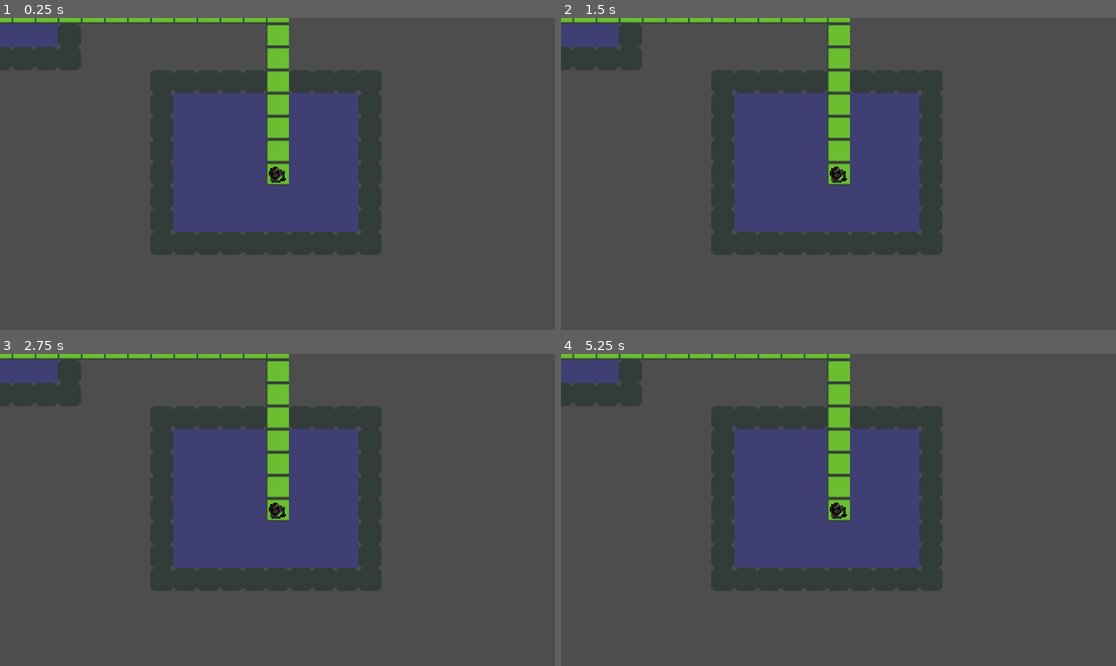
Above: before the commit, frames 1-4 (two rows, left to right).
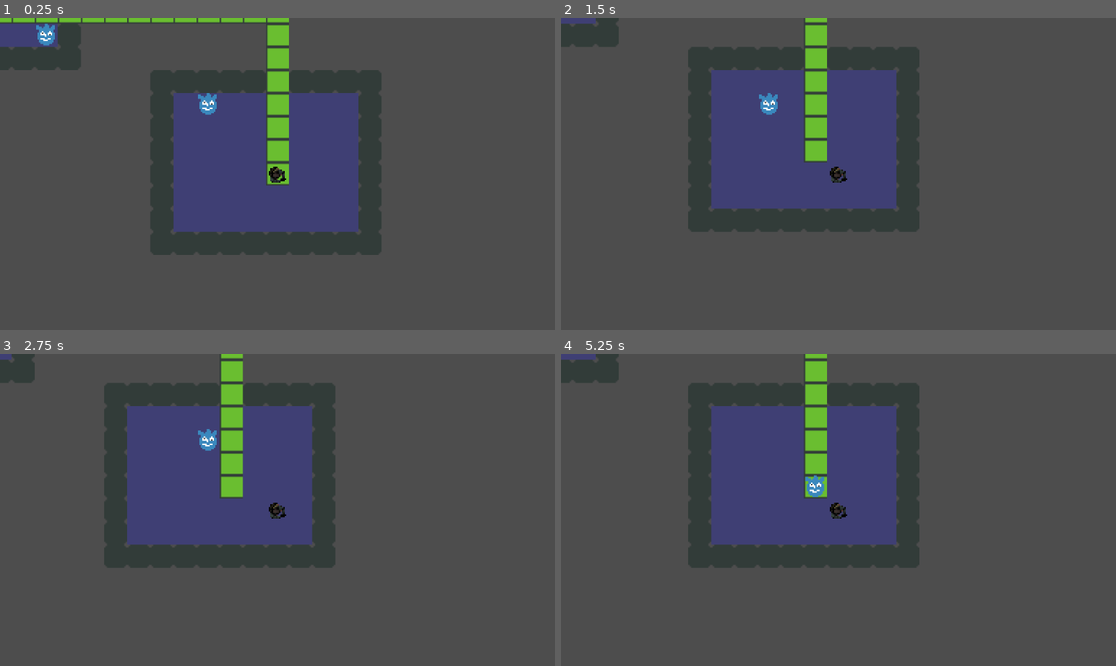
Above: after the commit, the same moments.

Repository: JBlitzar/RogueLike
Game: Godot game, scene res://RoomLevel.tscn
Same seed, same stepped clock (60 frames per second), same inputs: the game is played once before the commit and once after it.
Inputs:
- Up to frame 1 (0.25 s): no input
- Up to frame 2 (1.5 s): tap Enter at 0.5 s; hold Right (right) 0.53-1.28 s; tap Space at 1.25 s; hold S (down) from 1.28 s (still down)
- Up to frame 3 (2.75 s): tap Enter at 2 s; release S (down) at 2.03 s; hold Right (right) from 2.03 s (still down)
- Up to frame 4 (5.25 s): tap Space at 2.75, 4.25 s; release Right (right) at 2.78 s; hold W (up) 2.78-3.53 s; tap Enter at 3.5 s; hold Left (left) 3.53-5.03 s; hold S (down) from 5.03 s (still down)

The runs differ from the first frame. In frame 1, 0.4% of the frame differs, in the area x 6-40%, y 1-31%; in frame 2, 23%; in frame 3, 27%, in the area x 0-69%, y 0-76%; in frame 4, 23%.

Commit message:
astar actually working

Diff:
--- a/Enemy.gd
+++ b/Enemy.gd
@@ -1,11 +1,16 @@
-extends CharacterBody2D
+extends Sprite2D
 var speed = 16
-var target: Vector2 = position
+var target: Vector2
 var grid_position: Vector2
-func _ready():
-	pass
-func _process(delta):
-	velocity = position.direction_to(target) * speed
-	move_and_slide()
-func advance_next(localX,localY):
-	target = Vector2(localX,localY)
+#func _ready():
+#	target = position
+#func _process(delta):
+#	velocity = position.direction_to(target) * speed
+#	move_and_slide()
+#func advance_next(localX,localY):
+#	target = Vector2(localX,localY)
+func goto_next(astar_path,tilemap):
+	#position = Vector2(3,3)
+	position = tilemap.map_to_local(grid_position+Vector2(1,0))
+	position = tilemap.map_to_local(Vector2(astar_path[1]))
+	grid_position = Vector2(astar_path[1])
--- a/Enemy.tscn
+++ b/Enemy.tscn
@@ -1,17 +1,9 @@
-[gd_scene load_steps=4 format=3 uid="uid://b2a7pb7q8i7g7"]
+[gd_scene load_steps=3 format=3 uid="uid://b2a7pb7q8i7g7"]
 
 [ext_resource type="Texture2D" uid="uid://bomqrf1rkedd8" path="res://godot.png" id="1_cqj35"]
 [ext_resource type="Script" path="res://Enemy.gd" id="1_i0d6x"]
 
-[sub_resource type="CircleShape2D" id="CircleShape2D_4rkej"]
-radius = 7.0
-
-[node name="Enemy" type="CharacterBody2D"]
-script = ExtResource("1_i0d6x")
-
-[node name="Sprite2D" type="Sprite2D" parent="."]
+[node name="Enemy" type="Sprite2D"]
 texture_filter = 1
 texture = ExtResource("1_cqj35")
-
-[node name="CollisionShape2D" type="CollisionShape2D" parent="."]
-shape = SubResource("CircleShape2D_4rkej")
+script = ExtResource("1_i0d6x")
--- a/EnemyManager.gd
+++ b/EnemyManager.gd
@@ -2,6 +2,8 @@
 @export var enemiesperroom_min = 1
 @export var enemiesperroom_max = 5
 @export var enemyScene: PackedScene
+@export var player: Node
+var enemies = []
 # Called when the node enters the scene tree for the first time.
 func _ready():
 	pass # Replace with function body.
@@ -12,10 +14,20 @@
 	pass
 func spawn_enemy(cell,navGrid):
 	var enemyInst = enemyScene.instantiate()
-	#enemyInst.position =
+	enemyInst.position = get_parent().map_to_local(Vector2i(cell.x,cell.y))
+	enemyInst.grid_position = cell
 	add_child(enemyInst)
 	var tileObj = navGrid.queryTile(cell.x, cell.y)
 	tileObj.entity = enemyInst
+	enemies.append(enemyInst)
+func move_enemies(navGrid,tilemap):
+	navGrid.init_astar()
+	for enemy in enemies:
+		var path = navGrid.astar_path(navGrid.queryTile(enemy.grid_position.x,enemy.grid_position.y),navGrid.queryTile(player.playerPos.x,player.playerPos.y))
+		print(path, enemy.grid_position)
+		if Array(path) != []:
+			enemy.goto_next(path,tilemap)
+
 
 func generate_enemies(rooms,navGrid):
 	for room in rooms:
--- a/NavigationGrid.gd
+++ b/NavigationGrid.gd
@@ -31,6 +31,7 @@
 			if checkTile(neighbor.x,neighbor.y):
 				astar.connect_points(cell.cantor_id(),queryTile(neighbor.x,neighbor.y).cantor_id(),false)
 func init_astar():
+	astar = AStar2D.new()
 	add_astar_points()
 	connect_astar_points()
 func astar_path(start,end):
--- a/Player.gd
+++ b/Player.gd
@@ -14,23 +14,16 @@
 		vel= Vector2(-1,0)
 	if event.is_action_pressed("right"):
 		vel= Vector2(1,0)
-	#print(vel)
+func _physics_process(delta):
 	if vel != Vector2(0,0):
-		#it needs to check with the parent if its a valid square
-		#if so then it needs to go back and update the players tilemap position AND update the navgrid
-		#and then parent class needs to update the players "real" position
-		emit_signal("input_recieved",playerPos,vel)
-		vel = Vector2(0,0)
-
-"""func _physics_process(delta):
-	if get_parent().turn == "player" and vel != Vector2(0,0):
 		#print("move")
 		var newPos = (playerPos+vel)
 		if get_parent().gridObject.checkTile(newPos.x,newPos.y):
 			#print("tile check passed")
 			playerPos = newPos
 			vel = Vector2(0,0)
-			#position = get_parent().map_to_local(playerPos)
-	target = get_parent().map_to_local(playerPos)
-	velocity = position.direction_to(target) * speed
-	move_and_slide()"""
+			get_parent().advanceEnemies()
+			position = get_parent().map_to_local(playerPos)
+	#target = get_parent().map_to_local(playerPos)
+	#velocity = position.direction_to(target) * speed
+	#move_and_slide()
--- a/Room.gd
+++ b/Room.gd
@@ -51,4 +51,4 @@
 		var passage = Passage.new(self,room)
 		return passage
 func get_random_cell():
-	return Vector2(randi_range(x+1,x+width-1),randi_range(y+1,y+height-1))
+	return Vector2(randi_range(x+1,x+width-2),randi_range(y+1,y+height-2))
--- a/RoomLevel.gd
+++ b/RoomLevel.gd
@@ -60,7 +60,8 @@
 # Called every frame. 'delta' is the elapsed time since the previous frame.
 func _process(delta):
 	pass
-
+func advanceEnemies():
+	$EnemyManager.move_enemies(gridObject,self)
 
 func _on_player_input_recieved(playerPos,playerVel):
 	pass # Replace with function body.
--- a/RoomLevel.tscn
+++ b/RoomLevel.tscn
@@ -87,8 +87,10 @@
 [node name="Camera2D" type="Camera2D" parent="Player"]
 zoom = Vector2(3, 3)
 
-[node name="EnemyManager" type="Node" parent="."]
+[node name="EnemyManager" type="Node" parent="." node_paths=PackedStringArray("player")]
 script = ExtResource("4_0qeqr")
+enemiesperroom_max = 1
 enemyScene = ExtResource("5_p038h")
+player = NodePath("../Player")
 
 [connection signal="input_recieved" from="Player" to="." method="_on_player_input_recieved"]
